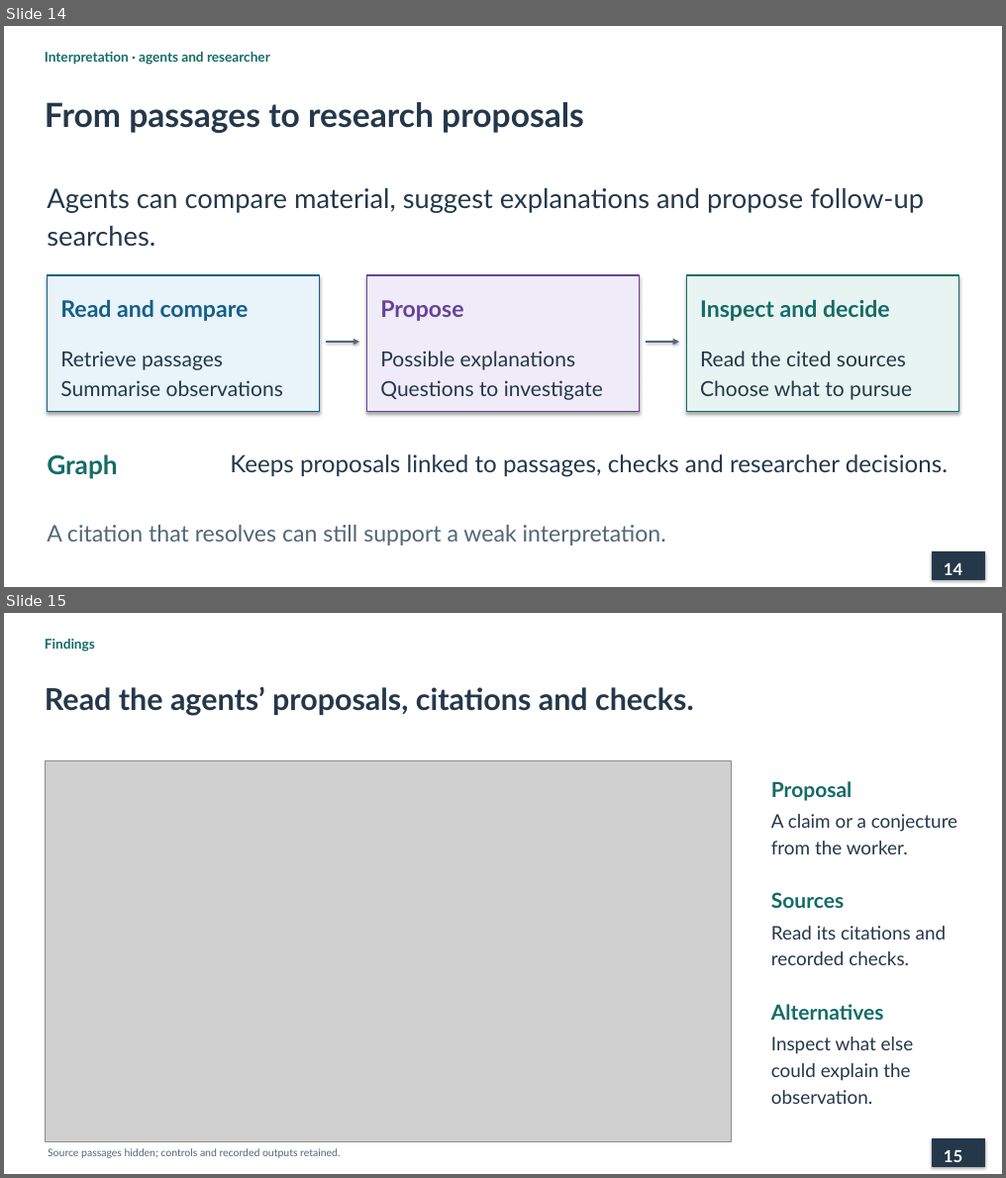
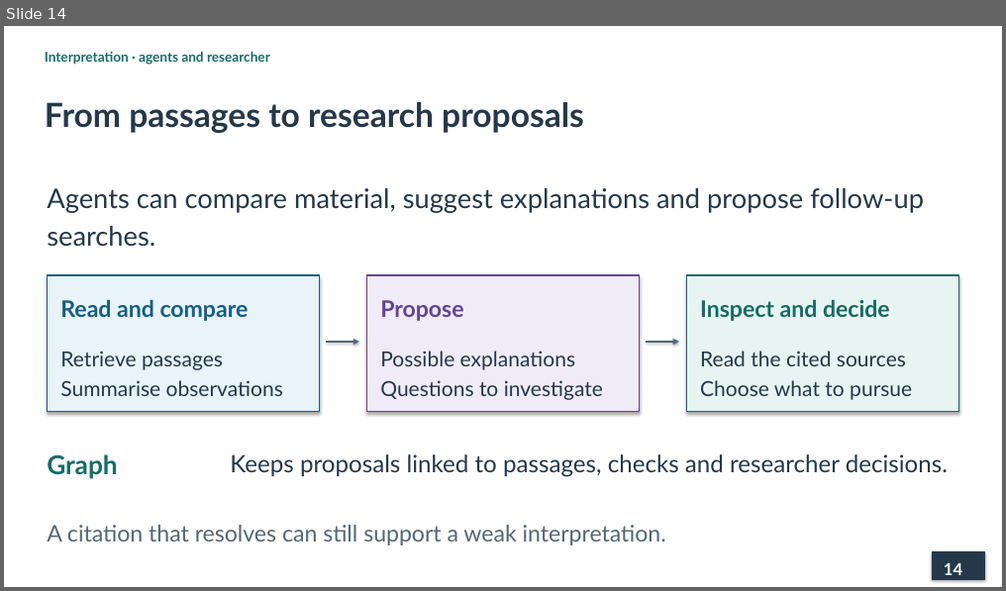
Before and after one commit to lopentu/cohort, a slide deck: docs/presentation/cohort-pnc-2026.pptx. Shown one above the other, each under a label of ours: slides 14 and 15 before the commit, slide 14 after it. The pictures are 1006x1178 and 1006x591 pixels, drawn with LibreOffice and Linux fonts; fonts in the diff are those of the drawing; grey boxes stand for pictures. Boxes give left, top, right and bottom in pixels: in the first picture for what was removed or moved away, otherwise in the second. Text is boxed around its words. In the diff, an @@ line names an element or a change of style, - is before the commit and + after.

```diff
--- a/docs/presentation/cohort-pnc-2026.pptx
+++ b/docs/presentation/cohort-pnc-2026.pptx
@@ slide 15 removed at (x1=4, y1=613, x2=1002, y2=1174), background #FFFFFF @@
@@ text removed at (x1=45, y1=639, x2=95, y2=652) @@
-Findings
@@ text removed at (x1=45, y1=686, x2=694, y2=716) @@
-Read the agents’ proposals, citations and checks.
@@ picture removed at (x1=45, y1=761, x2=731, y2=1143) @@
@@ text removed at (x1=771, y1=781, x2=852, y2=801) @@
-Proposal
@@ text removed at (x1=771, y1=814, x2=957, y2=855) @@
-A claim or a conjecture from the worker.
@@ text removed at (x1=771, y1=892, x2=844, y2=908) @@
-Sources
@@ text removed at (x1=771, y1=926, x2=946, y2=965) @@
-Read its citations and recorded checks.
@@ text removed at (x1=771, y1=1004, x2=884, y2=1020) @@
-Alternatives
@@ text removed at (x1=771, y1=1037, x2=914, y2=1104) @@
-Inspect what else could explain the observation.
@@ rectangle removed at (x1=933, y1=1140, x2=985, y2=1166) @@
@@ text removed at (x1=48, y1=1149, x2=340, y2=1158) @@
-Source passages hidden; controls and recorded outputs retained.
@@ text removed at (x1=944, y1=1151, x2=962, y2=1162) @@
-15
```
Also in this commit, not shown: 1 slide changed, 4 slides added, 3 other slides removed, 3 other files.
